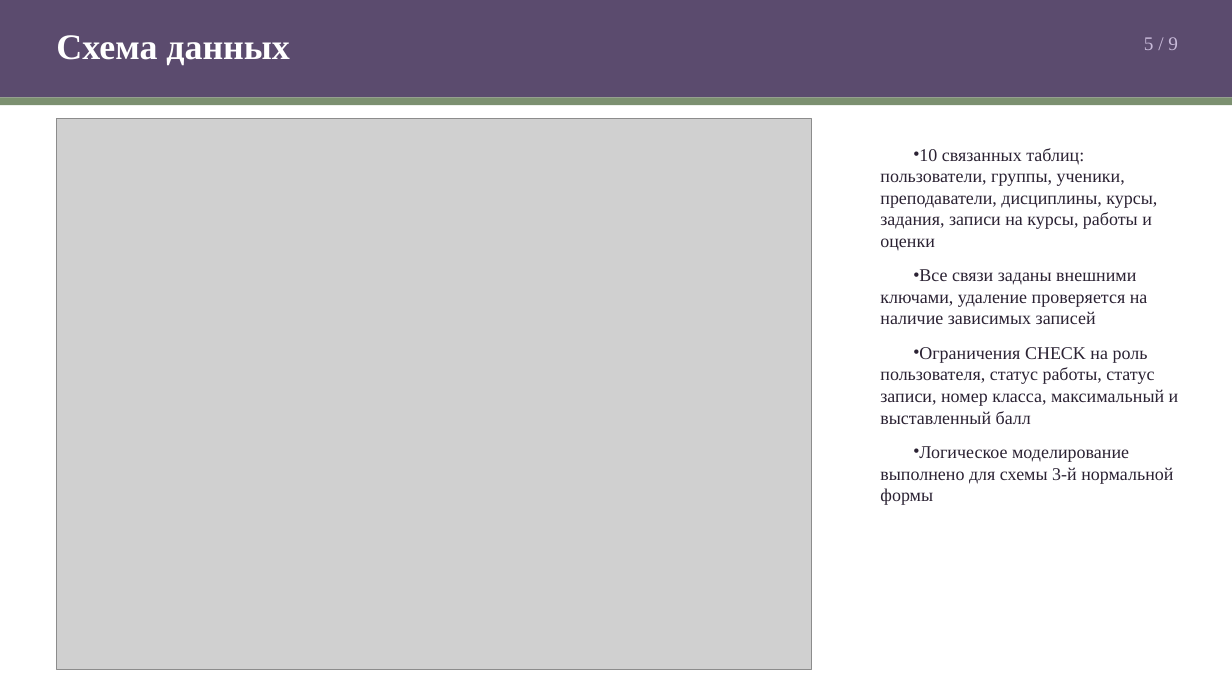
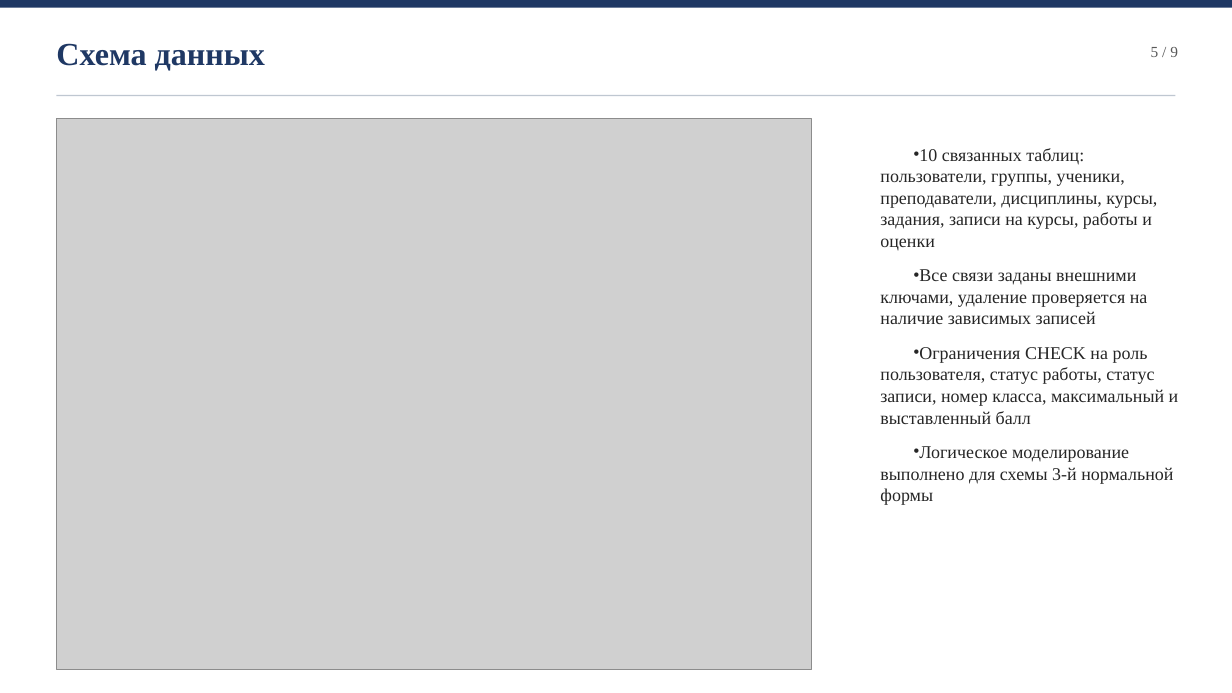
Before and after one commit to CoBa-3325/up03-uchebnye-kursy, a slide deck: slide 5 of Презентация к защите.pptx. Drawn at 1232x693 pixels with LibreOffice and Linux fonts; fonts in the diff are those of the drawing; grey boxes stand for pictures. Boxes give left, top, right and bottom in pixels: in the first picture for what was removed or moved away, otherwise in the second. Text is boxed around its words. In the diff, an @@ line names an element or a change of style, - is before the commit and + after.

```diff
--- a/Презентация к защите.pptx
+++ b/Презентация к защите.pptx
@@ rectangle: place and size @@
-rectangle at (0, 0, 1232, 98)
+rectangle at (0, 0, 1232, 7)
@@ rectangle at (0, 0, 1232, 7): fill #5B4B6E to #1F3864 @@
@@ text "Схема данных": place and size @@
-text "Схема данных" at (56, 35, 289, 66)
+text "Схема данных" at (56, 43, 265, 71)
@@ text "Схема данных" at (56, 43, 265, 71): size 28 to 25 pt, text colour #FFFFFF to #1F3864 @@
@@ text "5 / 9": place and size @@
-text "5 / 9" at (1144, 37, 1178, 50)
+text "5 / 9" at (1151, 47, 1178, 57)
@@ text "5 / 9" at (1151, 47, 1178, 57): size 15 to 12 pt, text colour #C9BBDA to #595959 @@
@@ rectangle: place and size @@
-rectangle at (0, 98, 1232, 105)
+rectangle at (56, 95, 1176, 96)
@@ rectangle at (56, 95, 1176, 96): fill #7C9070 to #BFC7D1 @@
```
Also in this commit, not shown: 8 other slides changed.
